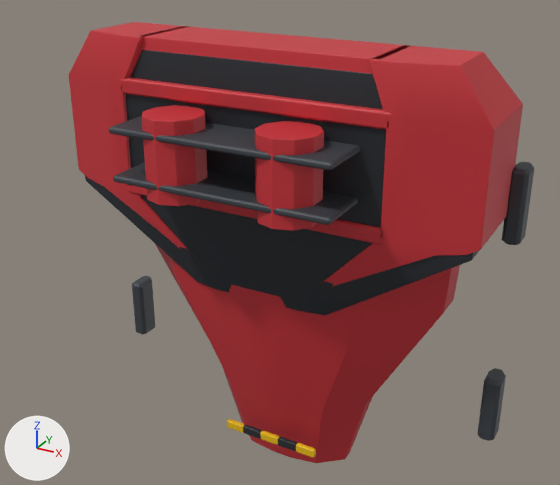
The FBX model Assets/Resources/ClamshellMeshes/BodyBack_Set08_Goliath.fbx: old version first, new version second.
One viewpoint serves both versions: a 50 mm camera at (0.814, -1.583, 0.838) aimed at (0.027, -0.152, 0.122). Arrows for +X, +Y and +Z are at lower left; the lights stay in place. The older version comes first. Where no turn or scale is listed for an object, it has been applied to the vertices.

Names of what the first picture shows: 'BodyBack_Set08_Goliath'.
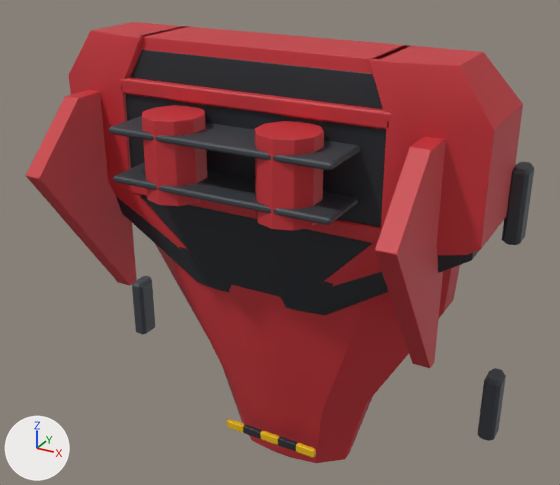
What the commit changed:
me_bodyback_set08_goliath_001 is used by ob_bodyback_set08_goliath; location (0.0, 0.0, 0.0).
me_bodyback_set08_goliath_001 had 3764 vertices, 3652 faces and spanned x -0.535..0.535, y -0.379..0.03, z -0.53..0.574.
me_bodyback_set08_goliath_001 now has 3916 vertices, 3800 faces and spans x -0.535..0.535, y -0.465..0.03, z -0.53..0.574.
me_bodyback_set08_goliath_001 part 1: a new loose piece of 76 vertices spanning x -0.42..-0.38, y -0.465..-0.18, z -0.064..0.445, in mat_shell (red #c83038).
me_bodyback_set08_goliath_001 part 2: a new loose piece of 76 vertices spanning x 0.38..0.42, y -0.465..-0.18, z -0.064..0.445, in mat_shell (red #c83038).

Boxes [x1, y1, x2, y2] around the edits, measured in the pictures (560 x 485 px):
'BodyBack_Set08_Goliath', reshaped (9% wider)
    before: [69, 22, 534, 463]
    after: [26, 22, 534, 463]
part 1 of me_bodyback_set08_goliath_001, added (red)
    after: [26, 89, 137, 286]
part 2 of me_bodyback_set08_goliath_001, added (red)
    after: [375, 137, 446, 368]
